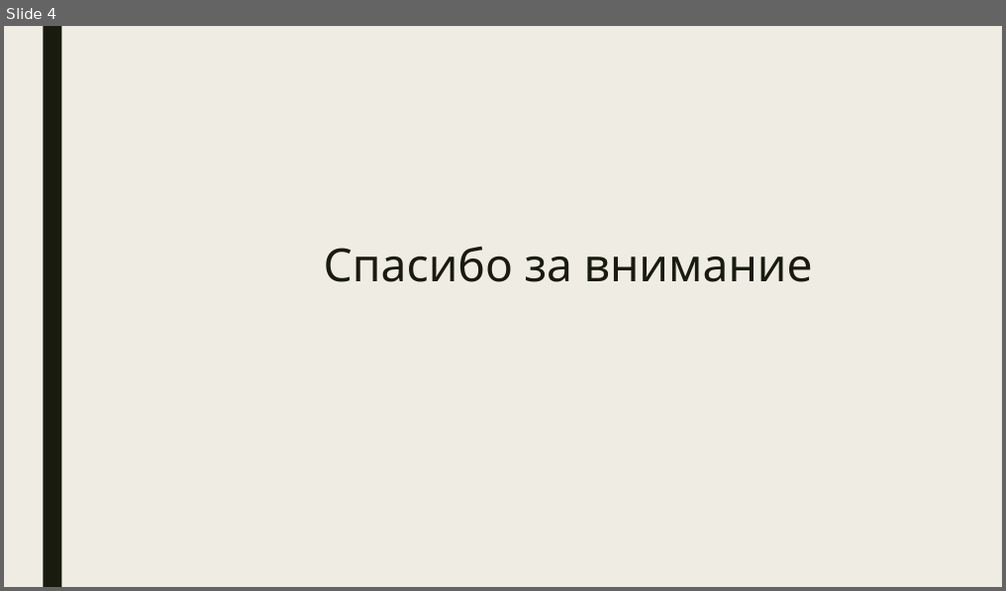
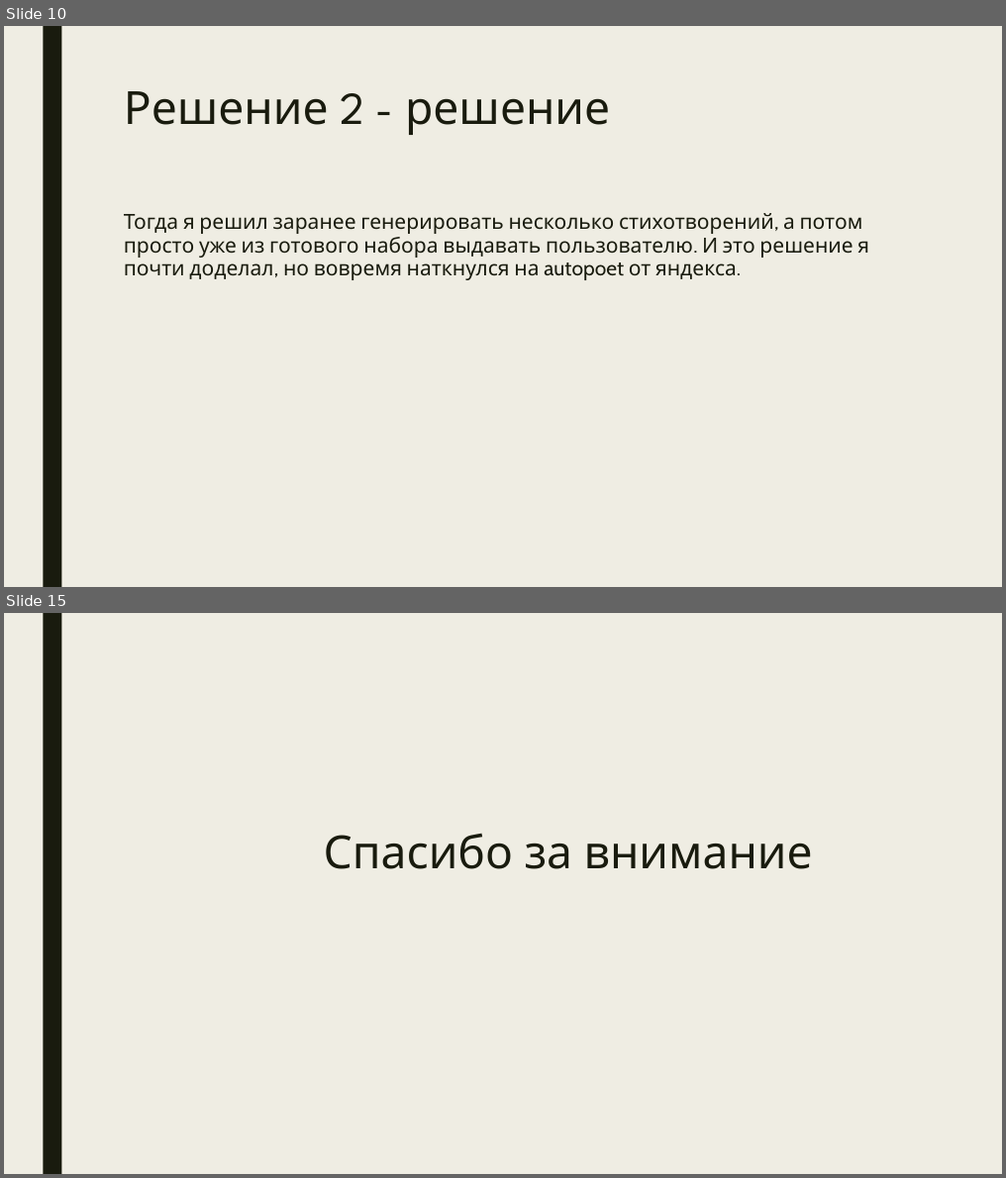
Before and after one commit to nsuglob/alice-generate-poems, a slide deck: doc_ru.pptx. Shown one above the other, each under a label of ours: slide 4 before the commit, slides 10 and 15 after it; the slides between them are not shown. The pictures are 1006x591 and 1006x1178 pixels, drawn with LibreOffice and Linux fonts; fonts in the diff are those of the drawing. Boxes give left, top, right and bottom in pixels: in the first picture for what was removed or moved away, otherwise in the second. Text is boxed around its words. In the diff, an @@ line names an element or a change of style, - is before the commit and + after.

```diff
--- a/doc_ru.pptx
+++ b/doc_ru.pptx
@@ slide 10 added at (4, 26, 1002, 587), background #EFEDE3; not listed: 1 template element that a slide beside it also shows @@
@@ text added at (124, 91, 610, 135), 44 pt, text #191B0E @@
+Решение 2 - решение
@@ text added at (124, 213, 869, 280), 20 pt, text #191B0E @@
+Тогда я решил заранее генерировать несколько стихотворений, а потом просто уже из готового набора выдавать пользователю. И это решение я почти доделал, но вовремя наткнулся на autopoet от яндекса.
@@ what was slide 4 is now slide 15 @@
```
Also in this commit, not shown: 3 slides changed, 10 other slides added.
